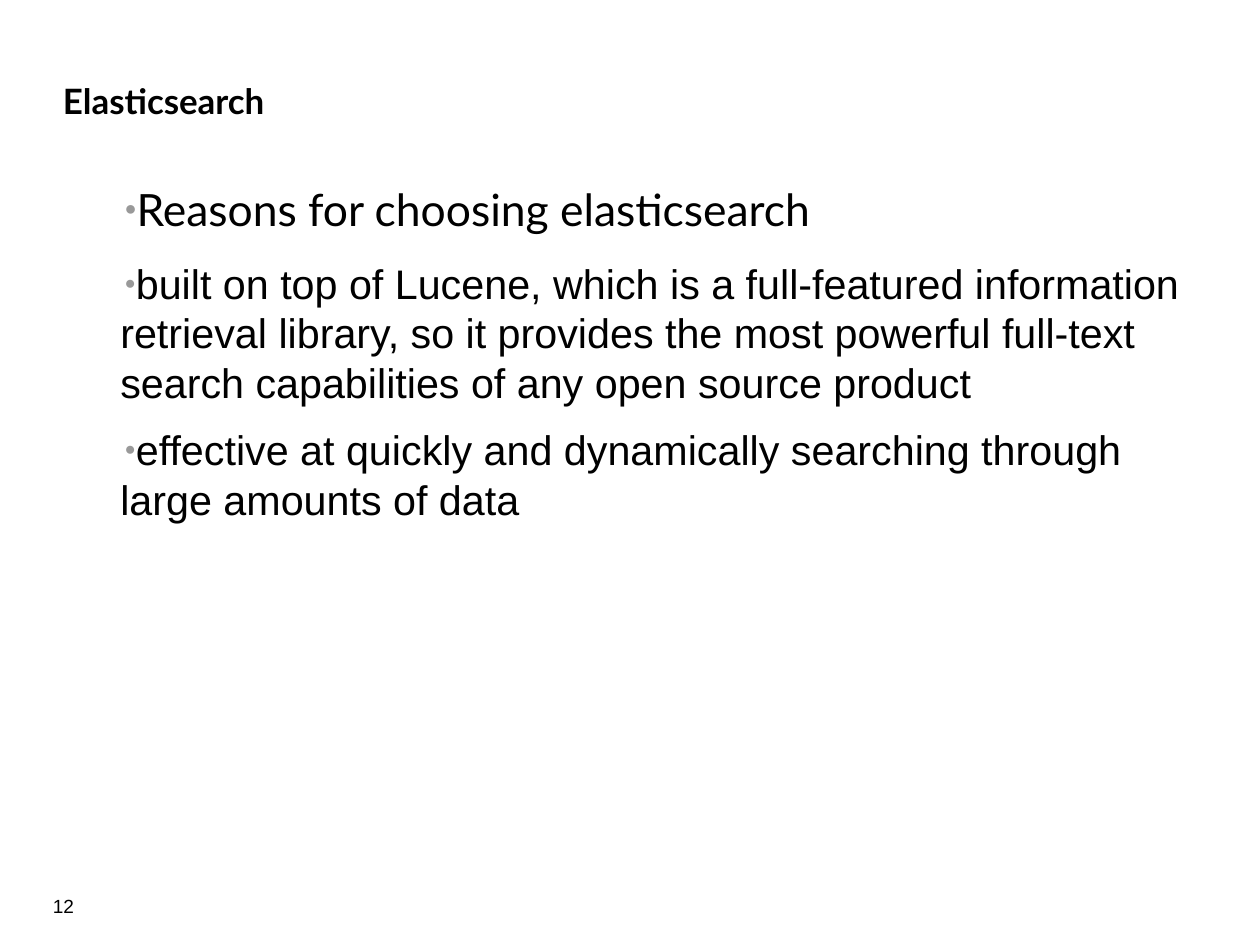
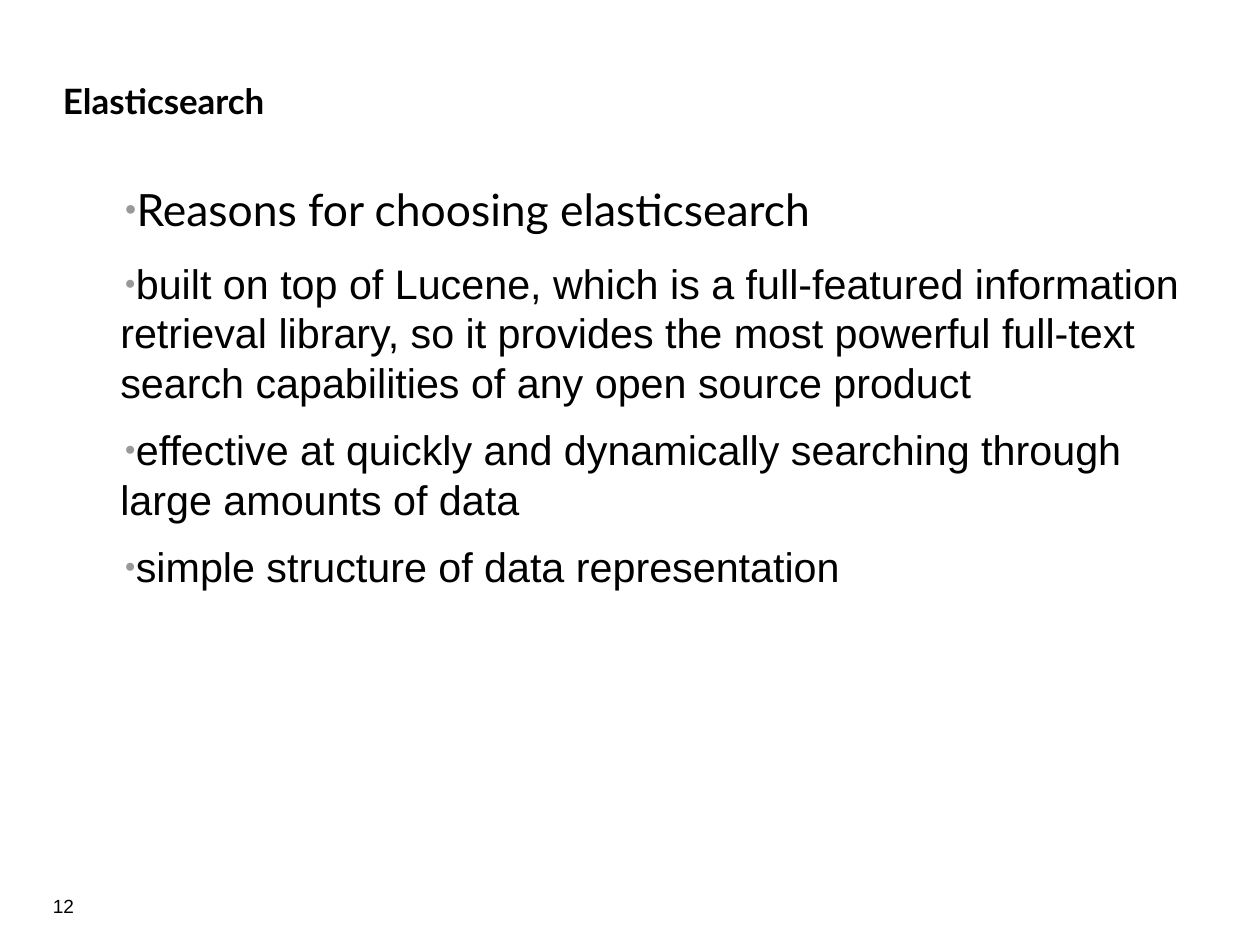
Before and after one commit to Stefan365/pred, a slide deck: slide 12 of saving_testresults_vyd.odp. Drawn at 1260x945 pixels with LibreOffice and Linux fonts; fonts in the diff are those of the drawing; background and template pictures are left out. Boxes give left, top, right and bottom in pixels: in the first picture for what was removed or moved away, otherwise in the second. Text is boxed around its words. In the diff, an @@ line names an element or a change of style, - is before the commit and + after.

```diff
--- a/saving_testresults_vyd.odp
+++ b/saving_testresults_vyd.odp
@@ text at bbox=[136, 552, 840, 590]: paragraph added @@
+  ● simple structure of data representation
```
Also in this commit, not shown: 2 other slides changed.
